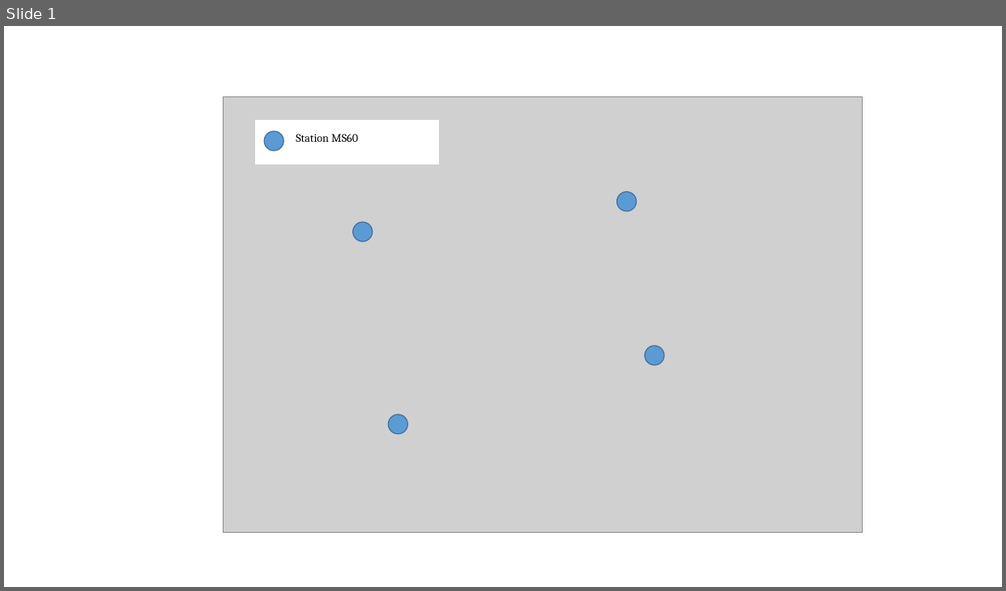
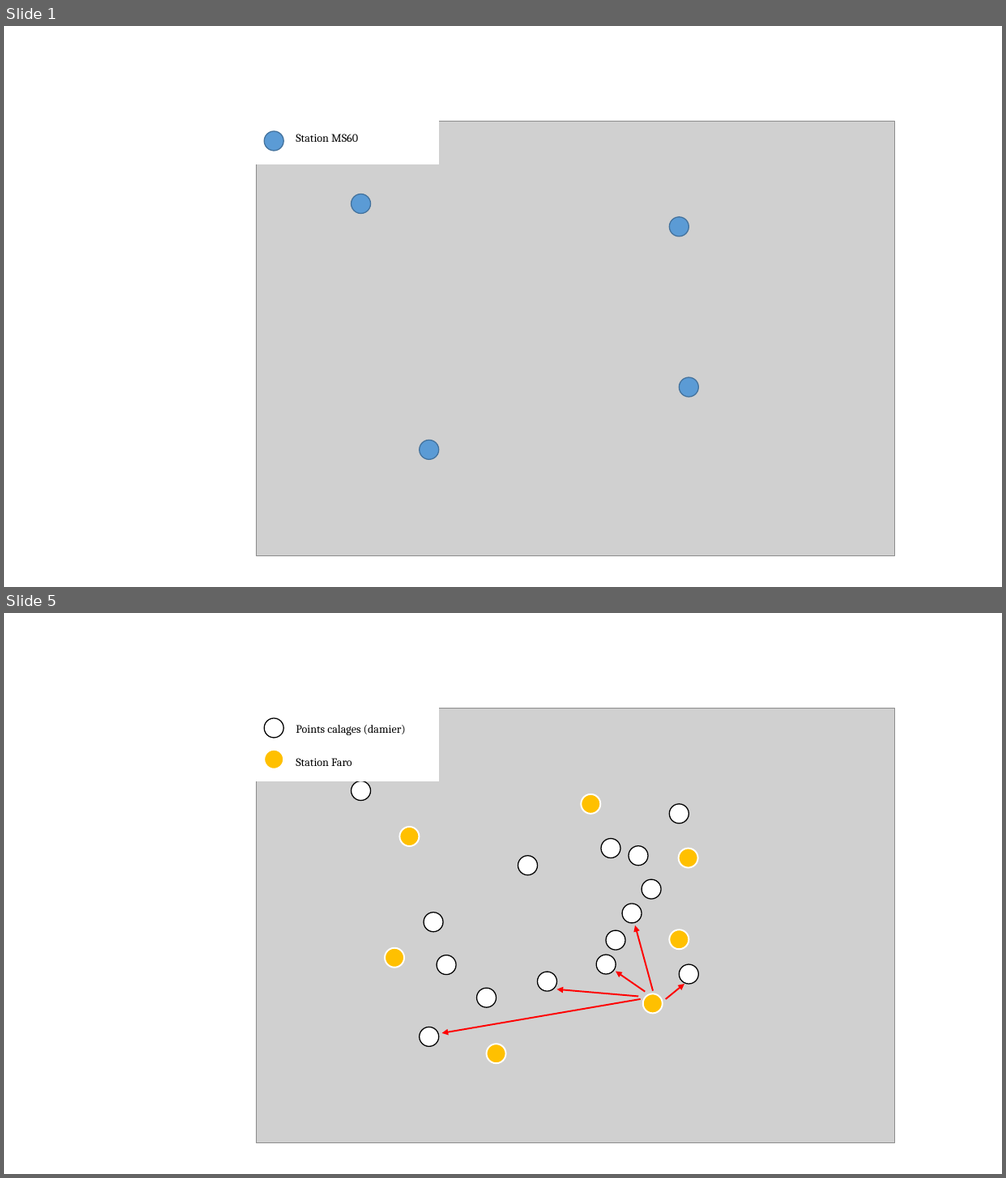
Before and after one commit to Brounst176/Bruno-TB, a slide deck: 1_plan_de_travail/figure.pptx. Shown one above the other, each under a label of ours: slide 1 before the commit, slides 1 and 5 after it; the slides between them are not shown. The pictures are 1006x591 and 1006x1178 pixels, drawn with LibreOffice and Linux fonts; fonts in the diff are those of the drawing; grey boxes stand for pictures. Boxes give left, top, right and bottom in pixels: in the first picture for what was removed or moved away, otherwise in the second. Text is boxed around its words. In the diff, an @@ line names an element or a change of style, - is before the commit and + after.

```diff
--- a/1_plan_de_travail/figure.pptx
+++ b/1_plan_de_travail/figure.pptx
@@ slide 5 added at (x1=4, y1=613, x2=1002, y2=1174), background #FFFFFF @@
@@ ellipse added at (x1=265, y1=750, x2=284, y2=769), fill #FFC000, outline #FFFFFF 1.5 pt @@
@@ rectangle added at (x1=288, y1=751, x2=434, y2=776), fill #FFFFFF, outline #FFFFFF 0.5 pt, 11 pt, text #000000 @@
+Station Faro
@@ ellipse added at (x1=582, y1=794, x2=601, y2=814), fill #FFC000, outline #FFFFFF 1.5 pt @@
@@ ellipse added at (x1=400, y1=827, x2=420, y2=846), fill #FFC000, outline #FFFFFF 1.5 pt @@
@@ ellipse added at (x1=518, y1=855, x2=538, y2=875), fill #FFFFFF, outline #000000 1 pt @@
@@ ellipse added at (x1=602, y1=839, x2=621, y2=858), fill #FFFFFF, outline #000000 1 pt @@
@@ ellipse added at (x1=629, y1=845, x2=648, y2=865), fill #FFFFFF, outline #000000 1 pt @@
@@ ellipse added at (x1=679, y1=848, x2=698, y2=867), fill #FFC000, outline #FFFFFF 1.5 pt @@
@@ ellipse added at (x1=641, y1=879, x2=661, y2=899), fill #FFFFFF, outline #000000 1 pt @@
@@ ellipse added at (x1=622, y1=904, x2=641, y2=923), fill #FFFFFF, outline #000000 1 pt @@
@@ ellipse added at (x1=424, y1=913, x2=444, y2=932), fill #FFFFFF, outline #000000 1 pt @@
@@ arrow added from (653, 991) to (635, 926), #FF0000 1.5 pt @@
@@ ellipse added at (x1=385, y1=948, x2=404, y2=968), fill #FFC000, outline #FFFFFF 1.5 pt @@
@@ ellipse added at (x1=606, y1=931, x2=625, y2=950), fill #FFFFFF, outline #000000 1 pt @@
@@ ellipse added at (x1=670, y1=930, x2=689, y2=949), fill #FFC000, outline #FFFFFF 1.5 pt @@
@@ ellipse added at (x1=437, y1=955, x2=456, y2=974), fill #FFFFFF, outline #000000 1 pt @@
@@ ellipse added at (x1=538, y1=973, x2=557, y2=992), fill #FFFFFF, outline #000000 1 pt @@
@@ ellipse added at (x1=596, y1=955, x2=616, y2=974), fill #FFFFFF, outline #000000 1 pt @@
@@ arrow added from (645, 992) to (616, 972), #FF0000 1.5 pt @@
@@ arrow added from (641, 999) to (442, 1033), #FF0000 1.5 pt @@
@@ ellipse added at (x1=477, y1=988, x2=496, y2=1007), fill #FFFFFF, outline #000000 1 pt @@
@@ arrow added from (639, 996) to (557, 990), #FF0000 1.5 pt @@
@@ ellipse added at (x1=643, y1=994, x2=663, y2=1013), fill #FFC000, outline #FFFFFF 1.5 pt @@
@@ arrow added from (666, 999) to (684, 984), #FF0000 1.5 pt @@
@@ group added at (x1=256, y1=708, x2=895, y2=1144): 5 ellipses, 2 rectangles, 1 picture @@
+Points calages (damier)
@@ ellipse added at (x1=487, y1=1044, x2=506, y2=1063), fill #FFC000, outline #FFFFFF 1.5 pt @@
@@ slide 1 changed as well @@
@@ picture moved from (x1=224, y1=97, x2=862, y2=533) to (x1=256, y1=121, x2=895, y2=557) @@
@@ ellipse moved from (x1=353, y1=222, x2=373, y2=241) to (x1=351, y1=194, x2=371, y2=214) @@
@@ ellipse moved from (x1=617, y1=192, x2=637, y2=211) to (x1=670, y1=217, x2=689, y2=237) @@
@@ ellipse moved from (x1=645, y1=346, x2=664, y2=365) to (x1=680, y1=378, x2=699, y2=397) @@
@@ ellipse moved from (x1=388, y1=415, x2=407, y2=434) to (x1=420, y1=440, x2=439, y2=459) @@
```
Also in this commit, not shown: 9 other slides added, 26 other files.
